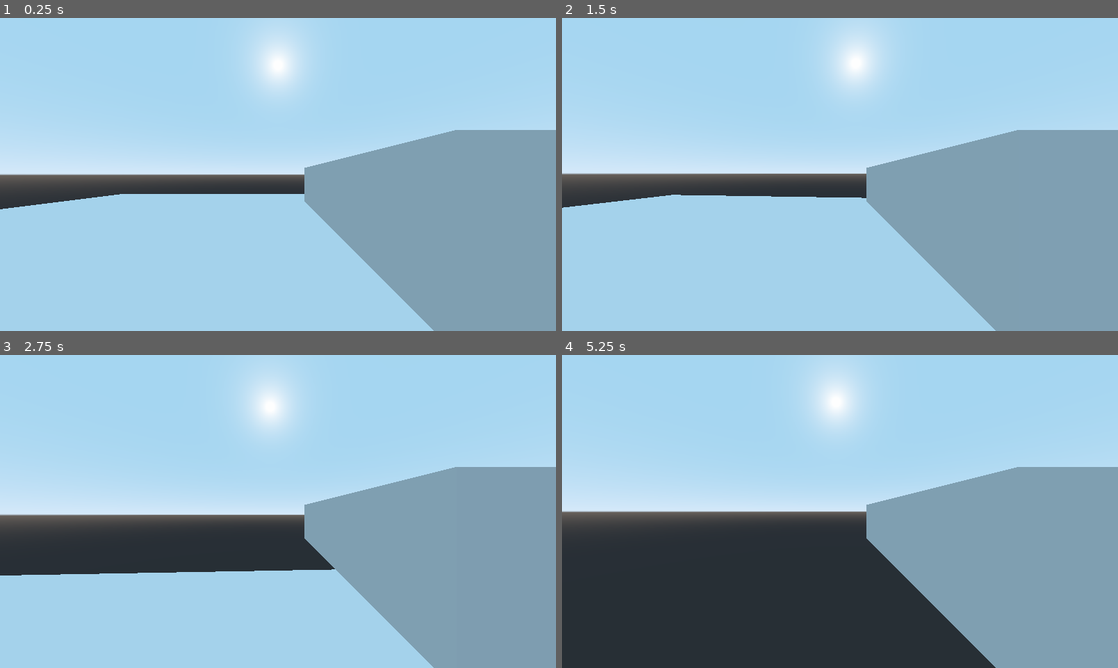
Above: before the commit, frames 1-4 (two rows, left to right).
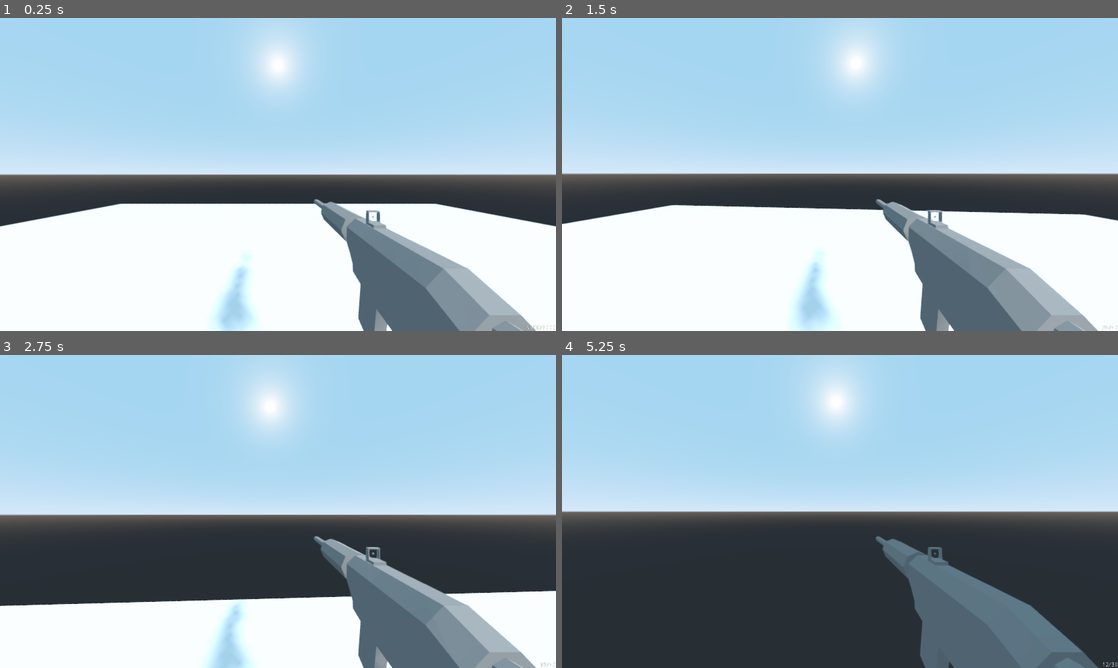
Above: after the commit, the same moments.

Repository: FunNoober/SierraSandstormGame
Game: Godot game, scene res://Maps/Test Map.tscn
Same seed, same stepped clock (60 frames per second), same inputs: the game is played once before the commit and once after it.
Inputs (mouse positions are in pixels of both pictures, inside the frame that each line leads up to):
- Up to frame 1 (0.25 s): no input
- Up to frame 2 (1.5 s): tap Enter at 0.5 s; move the mouse to (867, 174) at 0.52 s; press the mouse at (867, 174) at 0.53 s; hold W (move_forward) from 0.53 s (still down); tap Space (move_jump) at 0.77 s; tap Ctrl (move_prone) at 0.8, 1.35 s; move the mouse to (812, 174) at 1.27 s; release the mouse at (812, 174) at 1.28 s
- Up to frame 3 (2.75 s): keep holding W (move_forward); tap Space (move_jump) at 1.52 s; click (250, 511) at 1.55 s; move the mouse to (289, 505) at 2.02 s; press the mouse at (289, 505) at 2.03 s; tap Ctrl (move_prone) at 2.3 s
- Up to frame 4 (5.25 s): keep holding W (move_forward); move the mouse to (834, 517) at 2.77 s; release the mouse at (834, 517) at 2.78 s; tap Alt (move_crouch) at 2.85 s; tap Space (move_jump) at 3.02, 3.77, 4.25, 4.52 s; click (834, 517) at 3.05 s; move the mouse to (878, 514) at 3.52 s; hold Ctrl (move_prone) 3.53-4.28 s; move the mouse to (795, 508) at 4.27 s; click (795, 508) at 4.35 s; tap Enter at 5 s; move the mouse to (845, 511) at 5.02 s; hold Ctrl (move_prone) from 5.03 s (still down)

The runs differ from the first frame. In frame 1, 49% of the frame differs, in the area x 0-100%, y 35-100%; in frame 2, 49%; in frame 3, 42%; in frame 4, 24%.

Commit message:
🔧Getting Stuff Working 🔨
Weapons 🔫
Ammo Counter 💯
Reloading Weapons 🔁
Projectile Holes 🕳

Diff:
--- a/Operation Sierra Sandstom/Maps/Test Map.tscn
+++ b/Operation Sierra Sandstom/Maps/Test Map.tscn
@@ -5,21 +5,31 @@
 [node name="Spatial" type="Spatial"]
 
 [node name="CSGCombiner" type="CSGCombiner" parent="."]
+use_in_baked_light = true
 use_collision = true
+collision_layer = 6
+collision_mask = 6
 
 [node name="CSGBox" type="CSGBox" parent="CSGCombiner"]
+use_in_baked_light = true
 width = 32.0
 height = 0.2
 depth = 32.0
 
 [node name="CSGBox" type="CSGBox" parent="CSGCombiner/CSGBox"]
 transform = Transform( 1, 0, 0, 0, 1, 0, 0, 0, 1, 0, 2.5, 11.8739 )
+use_in_baked_light = true
 width = 5.0
 height = 5.0
 depth = 5.0
 
 [node name="CSGBox" type="CSGBox" parent="CSGCombiner/CSGBox/CSGBox"]
 transform = Transform( 1, 0, 0, 0, 1, 0, 0, 0, 1, 5.6, -1.4, -0.126118 )
+use_in_baked_light = true
 
 [node name="FPSBody" parent="." instance=ExtResource( 1 )]
 transform = Transform( 1, 0, 0, 0, 1, 0, 0, 0, 1, 0, 2.1, 0 )
+
+[node name="DirectionalLight" type="DirectionalLight" parent="."]
+transform = Transform( 0.678603, -0.561832, 0.47312, 0.224144, 0.771811, 0.595035, -0.699469, -0.297746, 0.649685, 0, 0, 0 )
+shadow_enabled = true
--- /dev/null
+++ b/Operation Sierra Sandstom/Prefabs/Bullet_Hole.tscn
@@ -0,0 +1,22 @@
+[gd_scene load_steps=4 format=2]
+
+[ext_resource path="res://Scripts/Bullet_Hole.gd" type="Script" id=1]
+
+[sub_resource type="CylinderMesh" id=1]
+
+[sub_resource type="SpatialMaterial" id=2]
+albedo_color = Color( 0.286275, 0.286275, 0.286275, 1 )
+
+[node name="Bullet_Hole" type="MeshInstance"]
+transform = Transform( 0.04, 0, 0, 0, 0.004, 0, 0, 0, 0.04, 0, 0, 0 )
+script = ExtResource( 1 )
+
+[node name="Timer" type="Timer" parent="."]
+wait_time = 45.0
+
+[node name="MeshInstance" type="MeshInstance" parent="."]
+transform = Transform( 1, 0, 0, 0, -4.37114e-08, -10, 0, 0.0999999, -4.37114e-08, 0, 0, 0 )
+mesh = SubResource( 1 )
+material/0 = SubResource( 2 )
+
+[connection signal="timeout" from="Timer" to="." method="_on_Timer_timeout"]
--- /dev/null
+++ b/Operation Sierra Sandstom/Prefabs/Graphical_User_Interface.tscn
@@ -0,0 +1,25 @@
+[gd_scene load_steps=2 format=2]
+
+[ext_resource path="res://Scripts/Graphical_User_Interface.gd" type="Script" id=1]
+
+[node name="Graphical_User_Interface" type="Control"]
+anchor_right = 1.0
+anchor_bottom = 1.0
+script = ExtResource( 1 )
+__meta__ = {
+"_edit_use_anchors_": false
+}
+
+[node name="AmmoCounter" type="Label" parent="."]
+anchor_left = 1.0
+anchor_top = 1.0
+anchor_right = 1.0
+anchor_bottom = 1.0
+margin_left = -256.0
+margin_top = -90.0
+text = "5000/5000"
+align = 2
+valign = 2
+__meta__ = {
+"_edit_use_anchors_": false
+}
--- a/Operation Sierra Sandstom/Prefabs/Player.tscn
+++ b/Operation Sierra Sandstom/Prefabs/Player.tscn
@@ -1,7 +1,8 @@
-[gd_scene load_steps=5 format=2]
+[gd_scene load_steps=6 format=2]
 
 [ext_resource path="res://Scripts/Player.gd" type="Script" id=1]
-[ext_resource path="res://Prefabs/Gun.tscn" type="PackedScene" id=2]
+[ext_resource path="res://Prefabs/Weapons/M4A1.tscn" type="PackedScene" id=2]
+[ext_resource path="res://Prefabs/Graphical_User_Interface.tscn" type="PackedScene" id=3]
 
 [sub_resource type="CapsuleShape" id=1]
 height = 2.0
@@ -10,6 +11,8 @@
 extents = Vector3( 1, 0.1, 1 )
 
 [node name="FPSBody" type="KinematicBody"]
+collision_layer = 2
+collision_mask = 2
 script = ExtResource( 1 )
 
 [node name="BodyCollision" type="CollisionShape" parent="."]
@@ -21,7 +24,16 @@
 shape = SubResource( 2 )
 
 [node name="Camera" type="Camera" parent="."]
+transform = Transform( 1, 0, 0, 0, 1, 0, 0, 0, 1, 0, 1, 0 )
 fov = 90.0
+near = 0.01
+far = 250.0
 
-[node name="Gun" parent="Camera" instance=ExtResource( 2 )]
-transform = Transform( -1, 0, -8.74228e-08, 0, 1, 0, 8.74228e-08, 0, -1, 1.3, -0.3, -2.7 )
+[node name="M4A1" parent="Camera" instance=ExtResource( 2 )]
+transform = Transform( -1.66103e-08, 0, -0.38, 0, 0.38, 0, 0.38, 0, -1.66103e-08, 0.8, -0.8, -1.5 )
+max_ammo = 30
+current_ammo = 30
+shoot_delay = 0.1
+recoil = 0.1
+
+[node name="Graphical_User_Interface" parent="." instance=ExtResource( 3 )]
--- /dev/null
+++ b/Operation Sierra Sandstom/Prefabs/Weapons/M4A1.tscn
@@ -0,0 +1,23 @@
+[gd_scene load_steps=3 format=2]
+
+[ext_resource path="res://Blend Files/M4A1 Assault Rifle.obj" type="ArrayMesh" id=1]
+[ext_resource path="res://Scripts/Gun.gd" type="Script" id=2]
+
+[node name="Spatial" type="Spatial"]
+script = ExtResource( 2 )
+
+[node name="MeshInstance" type="MeshInstance" parent="."]
+mesh = ExtResource( 1 )
+material/0 = null
+
+[node name="ShootDelay" type="Timer" parent="."]
+
+[node name="ReloadDelay" type="Timer" parent="."]
+
+[node name="ShootCast" type="RayCast" parent="."]
+transform = Transform( 1, 0, 0, 0, 1, 0, 0, 0, 1, 2.6, 1.2, 2.1 )
+cast_to = Vector3( -100, 0, 0 )
+collision_mask = 5
+
+[connection signal="timeout" from="ShootDelay" to="." method="_on_ShootDelay_timeout"]
+[connection signal="timeout" from="ReloadDelay" to="." method="_on_ReloadDelay_timeout"]
--- /dev/null
+++ b/Operation Sierra Sandstom/Scripts/Bullet_Hole.gd
@@ -0,0 +1,4 @@
+extends MeshInstance
+
+func _on_Timer_timeout():
+	queue_free()
--- /dev/null
+++ b/Operation Sierra Sandstom/Scripts/Graphical_User_Interface.gd
@@ -0,0 +1,3 @@
+extends Control
+
+onready var ammo_counter = get_node("AmmoCounter")
--- a/Operation Sierra Sandstom/Scripts/Gun.gd
+++ b/Operation Sierra Sandstom/Scripts/Gun.gd
@@ -1,18 +1,39 @@
 extends Spatial
 
-var max_ammo = 15
-var current_ammo = 15
+export var max_ammo = 15
+export var current_ammo = 15
+
+export var shoot_delay = 0.05
+export var reload_delay = 5.0
+
+export var recoil = 1.0
+
 var can_shoot = true
 var is_reloading = false
+
+var ammo_counter
+var aim_cast_position
 
 onready var shoot_timer = get_node("ShootDelay")
 onready var shoot_cast = get_node("ShootCast")
 
+onready var bullet_hole = load("res://Prefabs/Bullet_Hole.tscn")
+
 func _ready():
 	current_ammo = max_ammo
+	ammo_counter = get_parent().get_parent().get_node("Graphical_User_Interface")
+	aim_cast_position = get_parent().translation
+	shoot_cast.translation = aim_cast_position
+
+	shoot_timer.wait_time = shoot_delay
+	$ReloadDelay.wait_time = reload_delay
 
 func _physics_process(delta):
+	current_ammo = clamp(current_ammo, 0, max_ammo)
+
+
 	if is_reloading == true:
+		ammo_counter.ammo_counter.text = str("RELOADING...")
 		return
 
 	if current_ammo <= 0:
@@ -21,17 +42,19 @@
 	if Input.is_action_pressed("action_shoot") and can_shoot == true:
 		shoot()
 
-
 func _on_ShootDelay_timeout():
 	can_shoot = true
 
 func shoot():
+	if ammo_counter != null:
+		ammo_counter.ammo_counter.text = str(str(current_ammo) + "/" + str(max_ammo))
 	can_shoot = false
 	shoot_cast.enabled = true
 	current_ammo -= 1
-	print(current_ammo)
+	shoot_cast.rotation.y = rand_range(-recoil, recoil)
+	shoot_cast.rotation.z = rand_range(-recoil, recoil)
 	if shoot_cast.is_colliding() == true:
-		print(shoot_cast.get_collider())
+		spawn_bullet_hole()
 	shoot_timer.start()
 
 func reload_weapon():
@@ -41,3 +64,20 @@
 func _on_ReloadDelay_timeout():
 	current_ammo = max_ammo
 	is_reloading = false
+	if ammo_counter != null:
+		ammo_counter.ammo_counter.text = str(str(current_ammo) + "/" + str(max_ammo))
+
+func spawn_bullet_hole():
+	var new_bullet_hole = bullet_hole.instance()
+	get_tree().get_root().add_child(new_bullet_hole)
+	new_bullet_hole.translation = shoot_cast.get_collision_point()
+
+	var surface_dir_up = Vector3(0,1,0)
+	var surface_dir_down = Vector3(0,-1,0)
+
+	if shoot_cast.get_collision_normal() == surface_dir_up:
+		new_bullet_hole.look_at(shoot_cast.get_collision_point() + shoot_cast.get_collision_normal(), Vector3.RIGHT)
+	elif shoot_cast.get_collision_normal() == surface_dir_down:
+		new_bullet_hole.look_at(shoot_cast.get_collision_point() + shoot_cast.get_collision_normal(), Vector3.RIGHT)
+	else:
+		new_bullet_hole.look_at(shoot_cast.get_collision_point() + shoot_cast.get_collision_normal(), Vector3.DOWN)
--- a/Operation Sierra Sandstom/Scripts/Player.gd
+++ b/Operation Sierra Sandstom/Scripts/Player.gd
@@ -84,7 +84,7 @@
 		MAX_SPEED = TRUE_MAX_SPEED
 
 	if Input.is_action_pressed("move_prone"):
-		self.scale.y = lerp(self.scale.y, 0.1, delta*2)
+		self.scale.y = lerp(self.scale.y, 0.2, delta*2)
 		MAX_SPEED = 1
 	else:
 		self.scale.y = lerp(self.scale.y, 1, delta*2)
@@ -93,5 +93,5 @@
 func _input(event):
 	if event is InputEventMouseMotion and Input.get_mouse_mode() == Input.MOUSE_MODE_CAPTURED:
 		self.rotate_y(deg2rad(event.relative.x * MOUSE_SENSITIVITY * -1))
-
 		camera.rotate_x(deg2rad(event.relative.y * MOUSE_SENSITIVITY * -1))
+		camera.rotation.x = clamp(camera.rotation.x, -0.90, 1)
--- a/Operation Sierra Sandstom/project.godot
+++ b/Operation Sierra Sandstom/project.godot
@@ -68,6 +68,11 @@
 "events": [ Object(InputEventMouseButton,"resource_local_to_scene":false,"resource_name":"","device":0,"alt":false,"shi …(212 unchanged characters)…
  ]
 }
+action_ads={
+"deadzone": 0.5,
+"events": [ Object(InputEventMouseButton,"resource_local_to_scene":false,"resource_name":"","device":0,"alt":false,"shift":false,"control":false,"meta":false,"command":false,"button_mask":0,"position":Vector2( 0, 0 ),"global_position":Vector2( 0, 0 ),"factor":1.0,"button_index":2,"pressed":false,"doubleclick":false,"script":null)
+ ]
+}
 
 [physics]
 
@@ -75,4 +80,6 @@
 
 [rendering]
 
+quality/filters/msaa=2
+quality/filters/use_fxaa=true
 environment/default_environment="res://default_env.tres"
Not shown, added: Operation Sierra Sandstom/Blend Files/M4A1 Assault Rifle.mtl
Not shown, added: Operation Sierra Sandstom/Blend Files/M4A1 Assault Rifle.obj
Not shown, added: Operation Sierra Sandstom/Blend Files/M4A1 Assault Rifle.obj.import
Binary file added: Operation Sierra Sandstom/Resources/Palletes/Operation Sierra Sandstorm Collor Pallete.png
Not shown, added: Operation Sierra Sandstom/Resources/Palletes/Operation Sierra Sandstorm Collor Pallete.png.import
Binary file added: Operation Sierra Sandstom/doc_images/3d_texture_creator.png
Binary file added: Operation Sierra Sandstom/doc_images/3d_texture_location.png
Binary file added: Operation Sierra Sandstom/doc_images/volume_proxy_inspector.png
Binary file added: Operation Sierra Sandstom/doc_images/volumetric_fog_inspector.png
Binary file added: Operation Sierra Sandstom/doc_images/volumetric_material_inspector.png
Not shown, added: Operation Sierra Sandstom/doc_images/volumetric_techniques.svg
Binary file added: Operation Sierra Sandstom/doc_images/volumetrics_demo.png
(and 4 more such lines)
